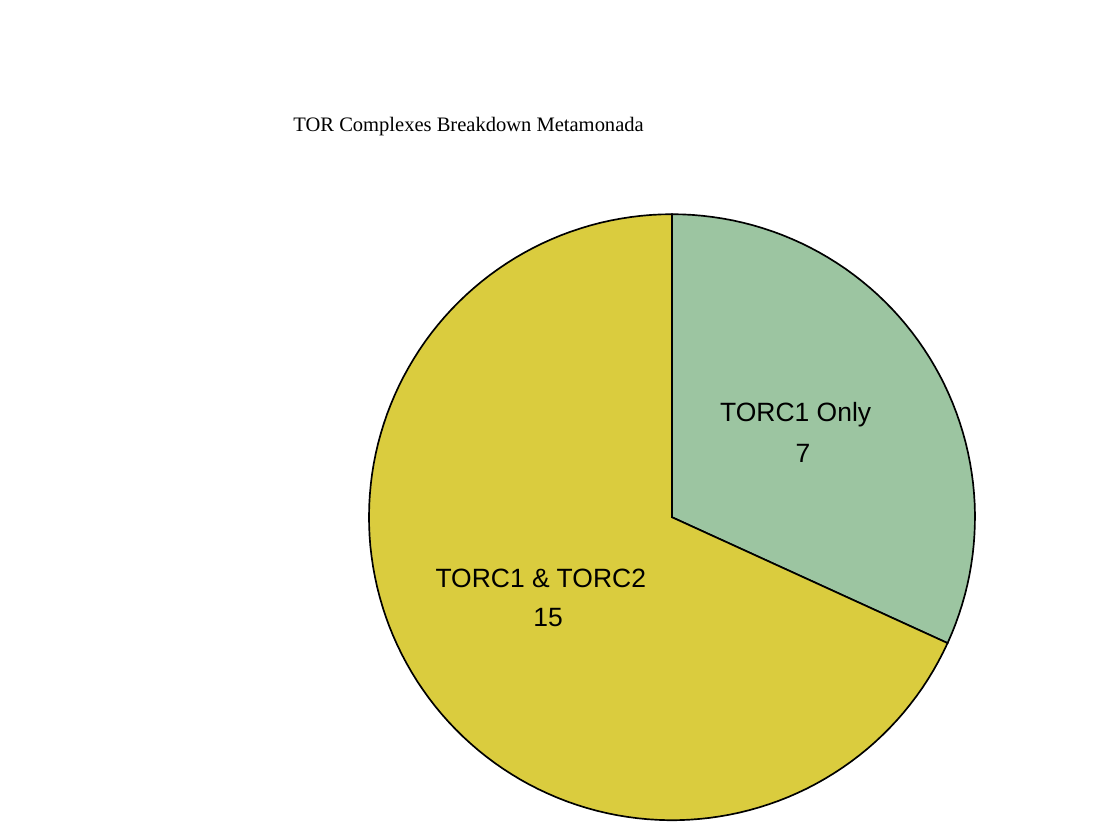
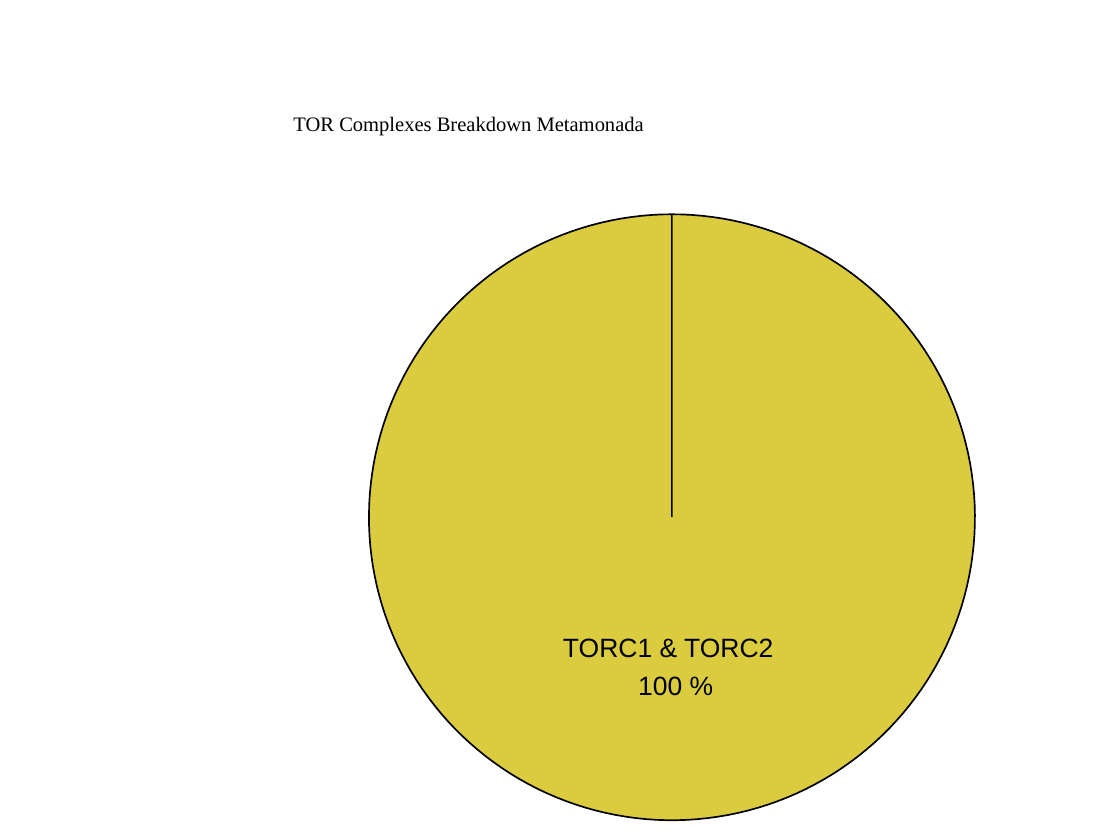
Before and after one commit to Dellaraam/TOR_phylogenetics, a slide deck: slide 1 of Images/Figures_PPT/ComponentsMetamonadaPieChart.pptx. Drawn at 1120x840 pixels with LibreOffice and Linux fonts; fonts in the diff are those of the drawing. Boxes give left, top, right and bottom in pixels: in the first picture for what was removed or moved away, otherwise in the second. Text is boxed around its words. In the diff, an @@ line names an element or a change of style, - is before the commit and + after.

```diff
--- a/Images/Figures_PPT/ComponentsMetamonadaPieChart.pptx
+++ b/Images/Figures_PPT/ComponentsMetamonadaPieChart.pptx
@@ freeform shape: place and size @@
-freeform shape at box(368, 214, 948, 820)
+freeform shape at box(368, 214, 974, 820)
@@ group removed at box(533, 214, 974, 643): 3 texts, 1 freeform shape @@
-TORC1 Only
-7
-15
@@ text "TORC1 & TORC2": place and size @@
-text "TORC1 & TORC2" at box(436, 568, 646, 588)
+text "TORC1 & TORC2" at box(563, 638, 773, 658)
@@ text added at box(638, 676, 682, 696), 17.1 pt, text #000000 @@
+100 %
```
Also in this commit, not shown: 47 other files.
